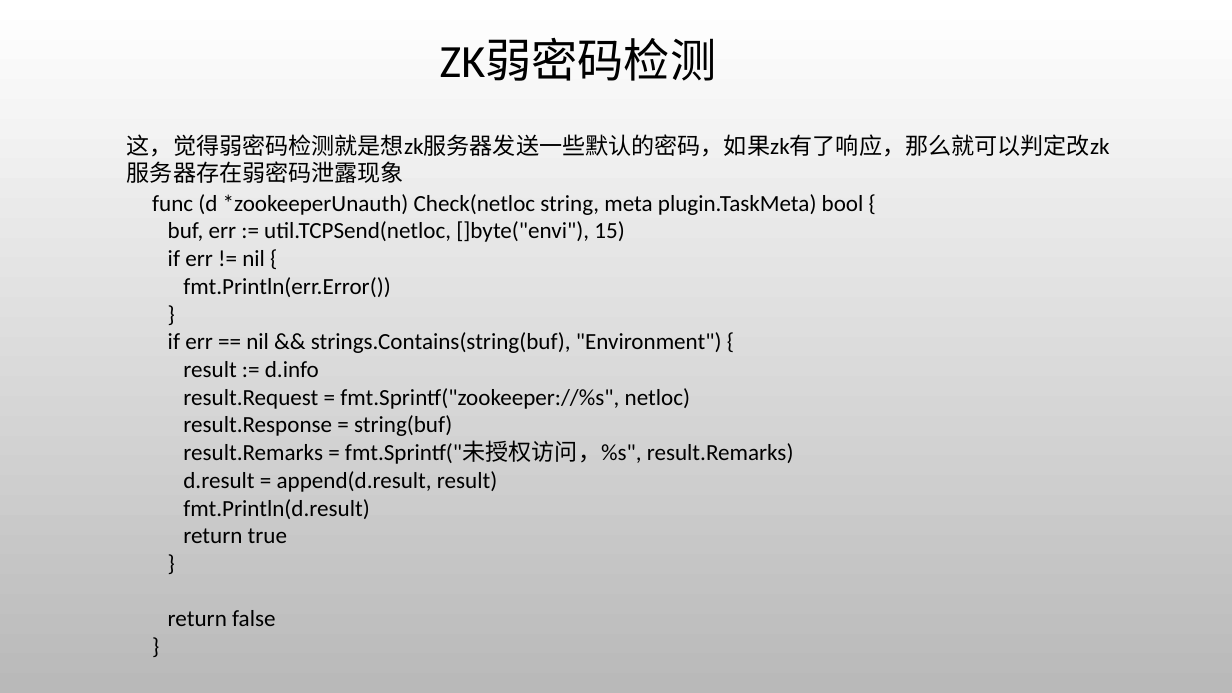
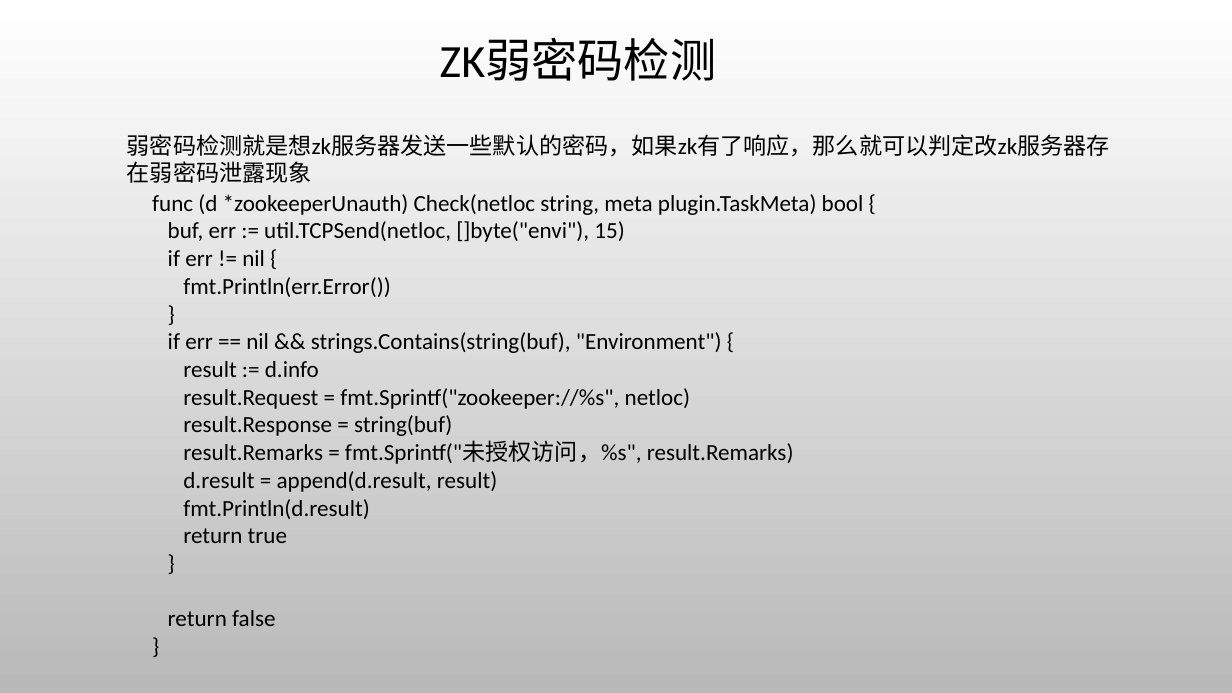
Before and after one commit to cjphaha/eDefender, a slide deck: slide 13 of talk.pptx (slide 12 before the commit). Drawn at 1232x693 pixels with LibreOffice and Linux fonts; fonts in the diff are those of the drawing; background and template pictures are left out. Boxes give left, top, right and bottom in pixels: in the first picture for what was removed or moved away, otherwise in the second. Text is boxed around its words. In the diff, an @@ line names an element or a change of style, - is before the commit and + after.

```diff
--- a/talk.pptx
+++ b/talk.pptx
@@ text at (x1=127, y1=134, x2=1110, y2=157): text changed @@
-这，觉得弱密码检测就是想zk服务器发送一些默认的密码，如果zk有了响应，那么就可以判定改zk服务器存在弱密码泄露现象
+弱密码检测就是想zk服务器发送一些默认的密码，如果zk有了响应，那么就可以判定改zk服务器存在弱密码泄露现象
```
Also in this commit, not shown: 2 other slides changed, 1 slide added, 25 other files.
